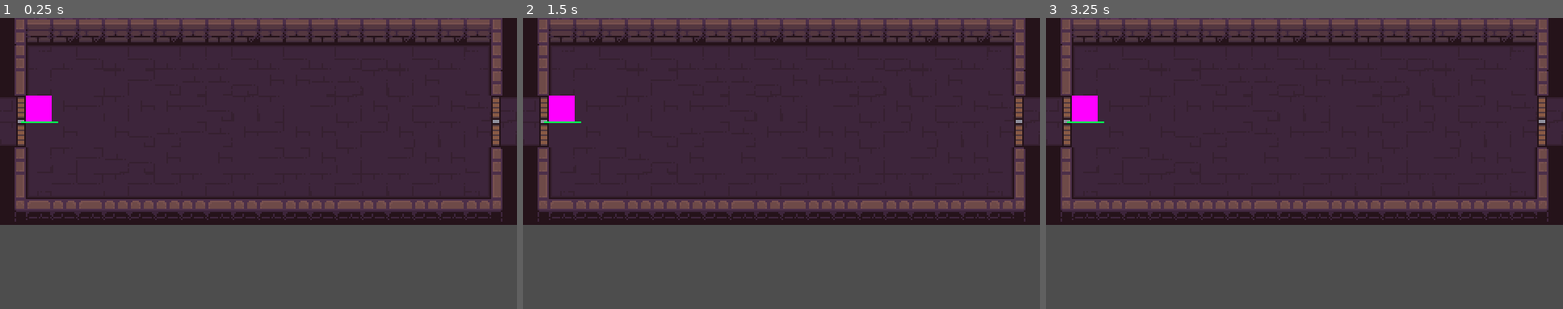
Above: before the commit, frames 1-3 (left to right).
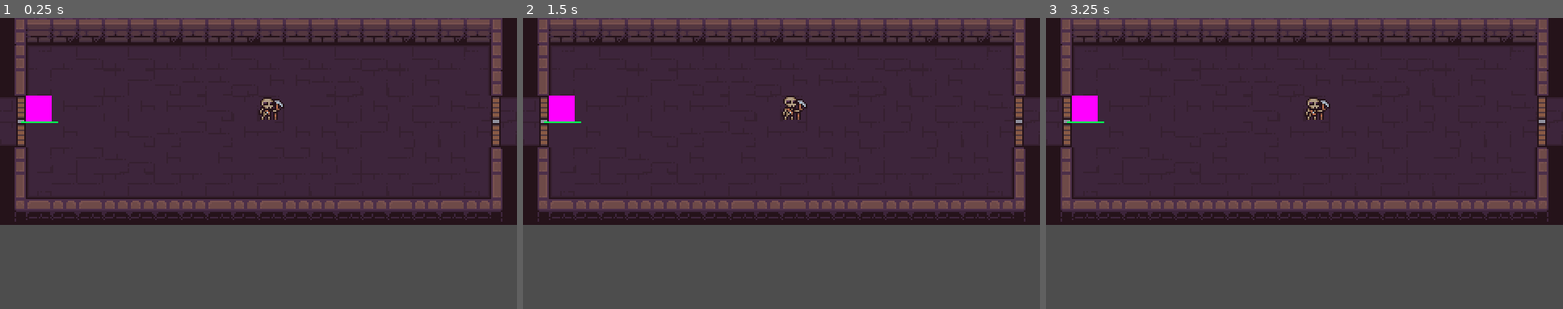
Above: after the commit, the same moments.

Repository: ThermobladeStudios/GMTK-Game-Jam-2023
Game: Godot game, scene res://main.tscn
The game is run twice, just before and just after one commit, with the same random seed, the same clock (stepped at 60 frames per second) and the same inputs.
Inputs (mouse positions are in pixels of both pictures, inside the frame that each line leads up to):
- Up to frame 1 (0.25 s): no input
- Up to frame 2 (1.5 s): move the mouse to (895, 148) at 0.52 s; click (895, 148) at 0.67 s; move the mouse to (678, 178) at 1.27 s; click (678, 178) at 1.42 s
- Up to frame 3 (3.25 s): tap Enter at 2 s; move the mouse to (1356, 99) at 2.02 s; click (1356, 99) at 2.17 s; tap Space at 2.75 s; move the mouse to (1278, 221) at 2.77 s; click (1278, 221) at 2.92 s

The runs differ from the first frame. In frame 1, 0.3% of the frame differs, in the area x 50-55%, y 27-35%; in frame 2, 0.3%; in frame 3, 0.3%.

Commit message:
clean up some stuff

Diff:
--- a/Placables/Minions/Melee_Minion.tscn
+++ b/Placables/Minions/Melee_Minion.tscn
@@ -145,9 +145,11 @@
 script = ExtResource("1_xl2vd")
 
 [node name="CollisionShape2D" type="CollisionShape2D" parent="."]
+position = Vector2(8, 8)
 shape = SubResource("RectangleShape2D_aegne")
 
 [node name="AnimatedSprite2D" type="AnimatedSprite2D" parent="."]
+position = Vector2(8, 8)
 sprite_frames = SubResource("SpriteFrames_4mqkb")
 animation = &"Skeleton1"
 autoplay = "Skeleton1"
--- a/main.tscn
+++ b/main.tscn
@@ -1,7 +1,8 @@
-[gd_scene load_steps=3 format=3 uid="uid://04w7akrfllgh"]
+[gd_scene load_steps=4 format=3 uid="uid://04w7akrfllgh"]
 
 [ext_resource type="PackedScene" uid="uid://0hwjm7ci2mai" path="res://Levels/Level.tscn" id="1_q8c1u"]
 [ext_resource type="PackedScene" uid="uid://dw37rc236xqwp" path="res://Hero/Bot_Hero.tscn" id="2_y1r2f"]
+[ext_resource type="PackedScene" uid="uid://cjt4uxnous8l2" path="res://Placables/Minions/Melee_Minion.tscn" id="3_vgp0v"]
 
 [node name="Node2D" type="Node2D"]
 
@@ -13,3 +14,6 @@
 
 [node name="Marker2D" type="Marker2D" parent="."]
 position = Vector2(288, 48)
+
+[node name="Player" parent="." instance=ExtResource("3_vgp0v")]
+position = Vector2(160, 48)
